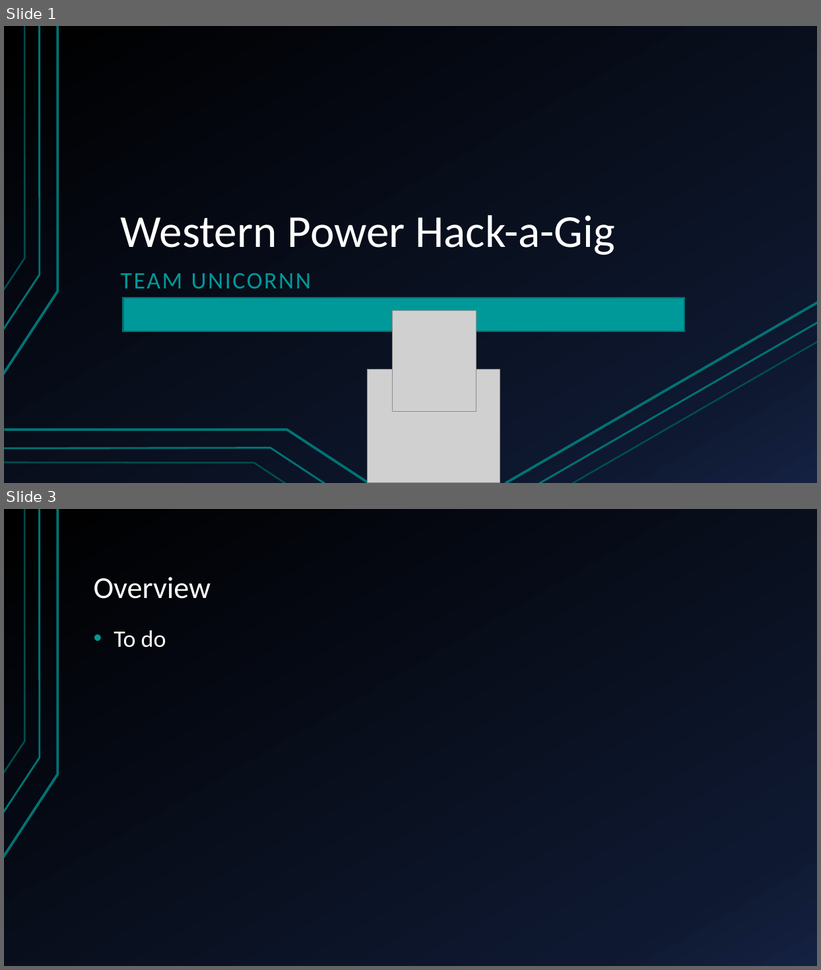
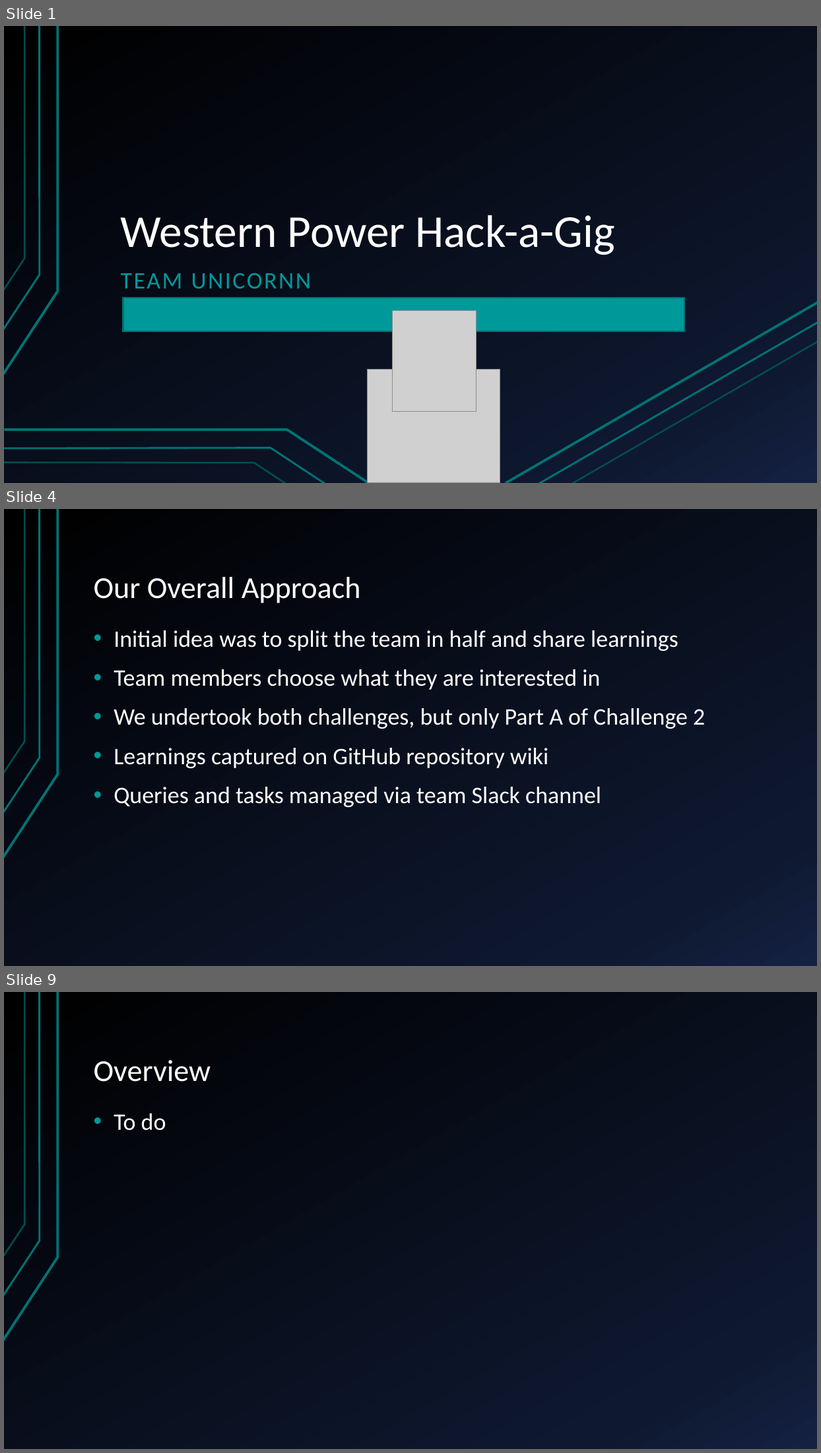
Before and after one commit to sofiary/teamunicornn, a slide deck: Western Power Hack-a-Gig Presentation.pptx. Shown one above the other, each under a label of ours: slides 1 and 3 before the commit, slides 1, 4 and 9 after it; the slides between them are not shown. The pictures are 821x970 and 821x1453 pixels, drawn with LibreOffice and Linux fonts; fonts in the diff are those of the drawing; grey boxes stand for pictures. Boxes give left, top, right and bottom in pixels: in the first picture for what was removed or moved away, otherwise in the second. Text is boxed around its words. In the diff, an @@ line names an element or a change of style, - is before the commit and + after.

```diff
--- a/Western Power Hack-a-Gig Presentation.pptx
+++ b/Western Power Hack-a-Gig Presentation.pptx
@@ slide 4 added at (x1=4, y1=509, x2=817, y2=966), background gradient #000000 to #0F1931 to #142242; not listed: 3 template elements that a slide beside it also shows @@
@@ title added at (x1=94, y1=577, x2=361, y2=603), 36 pt, text #FFFFFF @@
+Our Overall Approach
@@ text added at (x1=114, y1=630, x2=705, y2=807), 28 pt, text #FFFFFF @@
+• Initial idea was to split the team in half and share learnings
+• Team members choose what they are interested in
+• We undertook both challenges, but only Part A of Challenge 2
+• Learnings captured on GitHub repository wiki
+• Queries and tasks managed via team Slack channel
@@ what was slide 3 is now slide 9 @@
```
Also in this commit, not shown: 8 slides changed, 7 other slides added, 1 slide removed.
